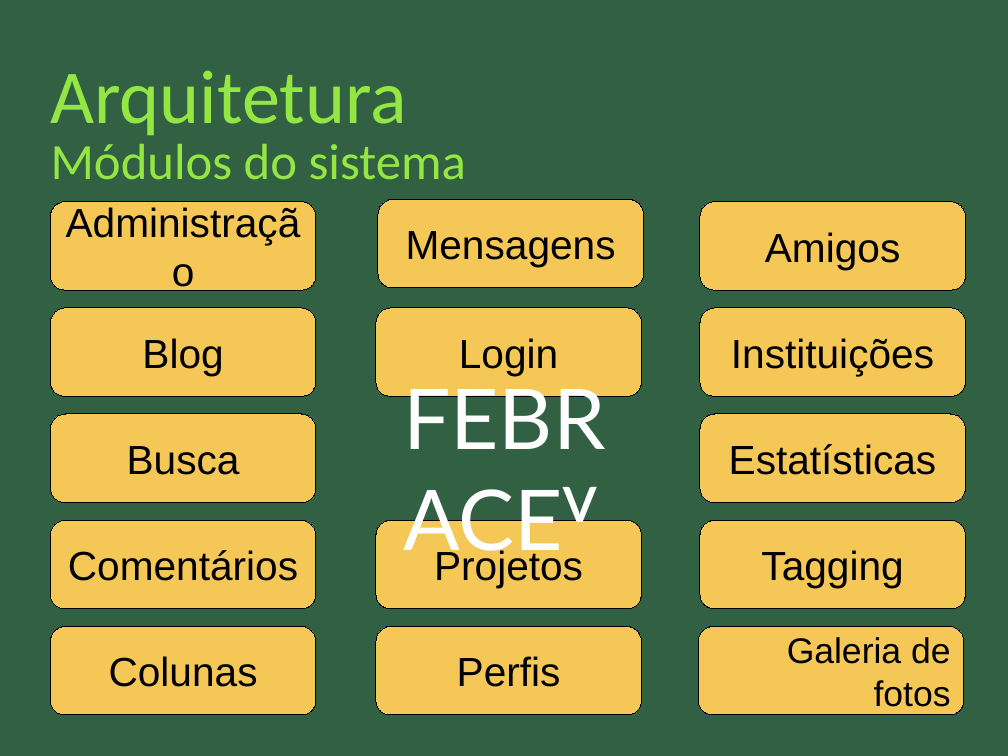
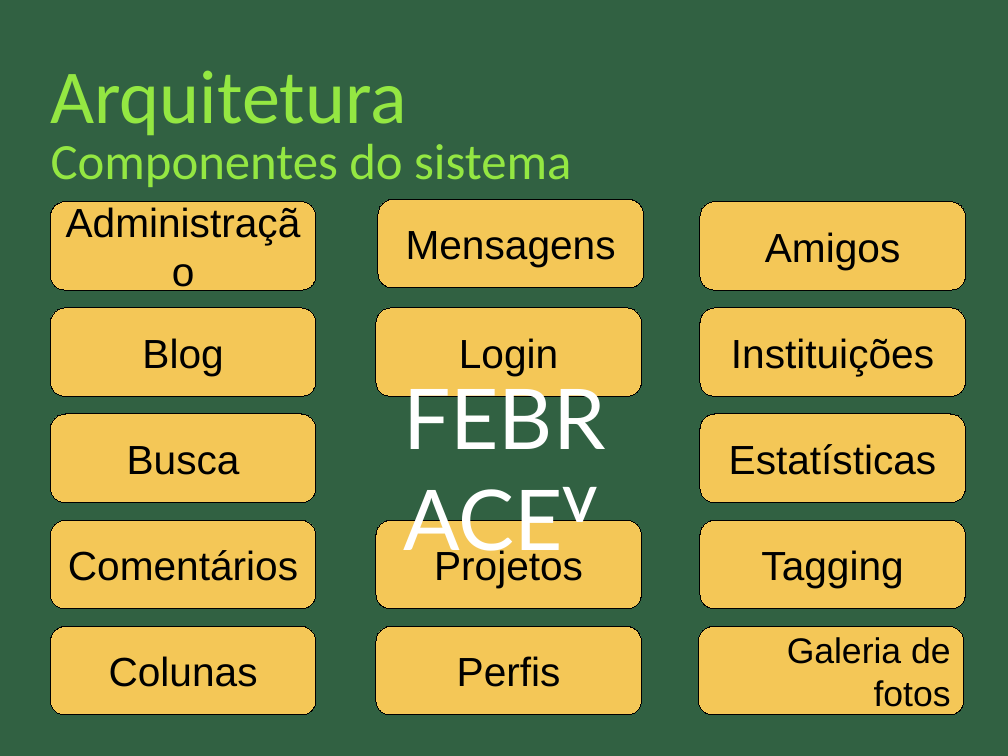
Before and after one commit to nathaliaspatricio/febracev, a slide deck: slide 11 of docs/monografia/apresentação_final.odp. Drawn at 1008x756 pixels with LibreOffice and Linux fonts; fonts in the diff are those of the drawing. Boxes give left, top, right and bottom in pixels: in the first picture for what was removed or moved away, otherwise in the second. Text is boxed around its words. In the diff, an @@ line names an element or a change of style, - is before the commit and + after.

```diff
--- a/docs/monografia/apresentação_final.odp
+++ b/docs/monografia/apresentação_final.odp
@@ title at (51, 144, 571, 187): text changed @@
-Módulos do sistema
+Componentes do sistema
```
Also in this commit, not shown: 4 other slides changed, 1 slide added, 2 other files.
